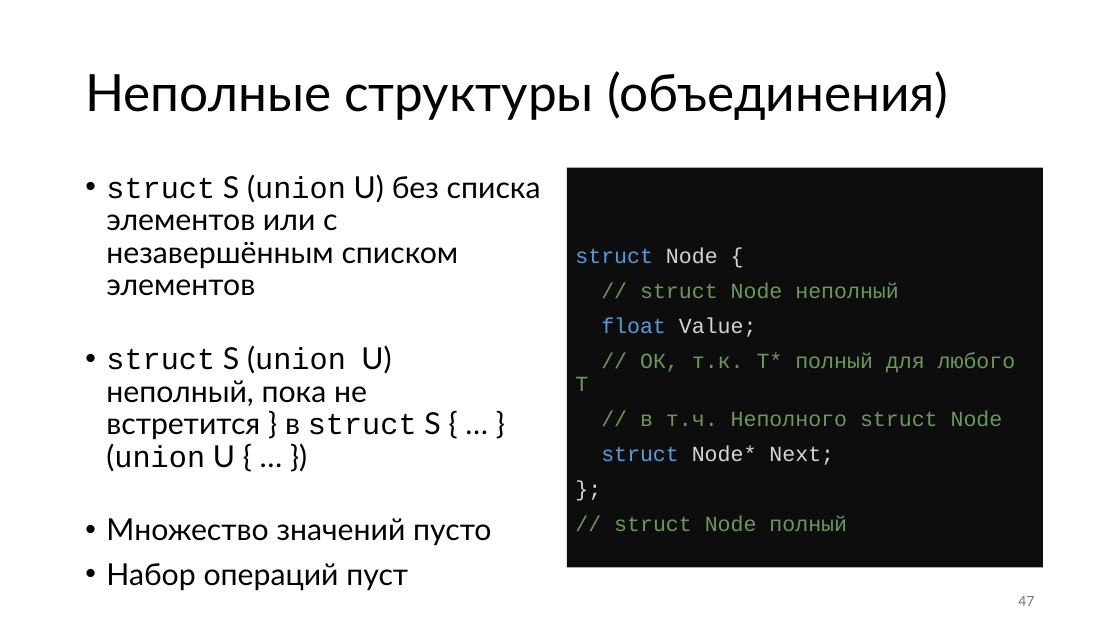
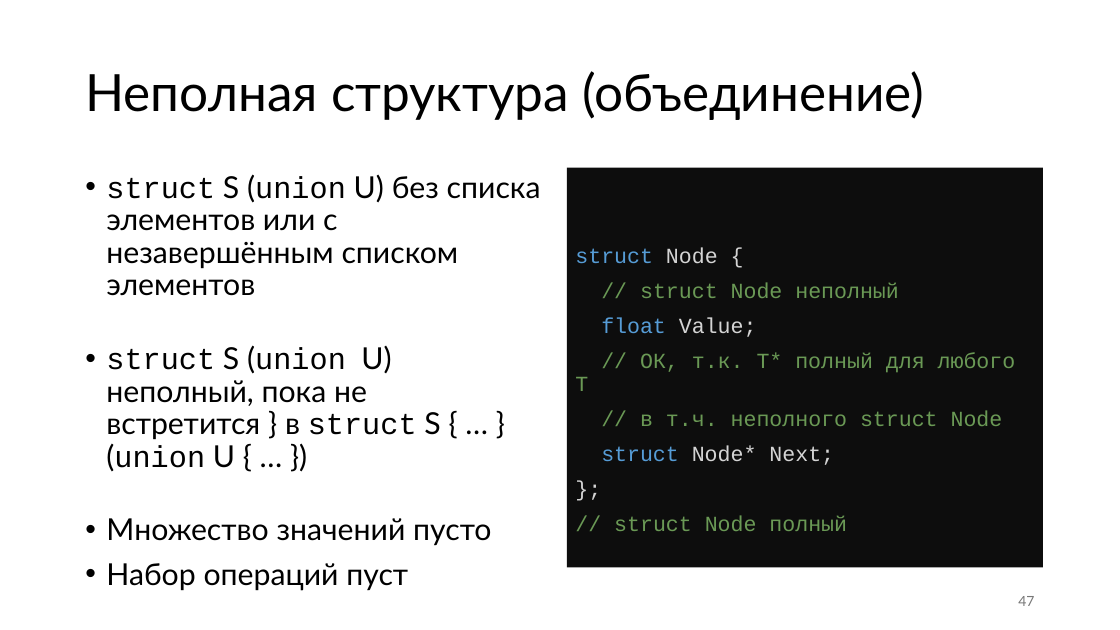
Before and after one commit to Evgueni-Petrov-aka-espetrov/Algorithms-and-Programming-in-C-pptx, a slide deck: slide 47 of 001 Типы языка Си.pptx. Drawn at 1120x630 pixels with LibreOffice and Linux fonts; fonts in the diff are those of the drawing. Boxes give left, top, right and bottom in pixels: in the first picture for what was removed or moved away, otherwise in the second. Text is boxed around its words. In the diff, an @@ line names an element or a change of style, - is before the commit and + after.

```diff
--- a/001 Типы языка Си.pptx
+++ b/001 Типы языка Си.pptx
@@ title at (x1=85, y1=71, x2=924, y2=120): text changed @@
-Неполные структуры (объединения)
+Неполная структура (объединение)
@@ text at (x1=640, y1=411, x2=1003, y2=426): text changed @@
-// в т.ч. Неполного struct Node
+// в т.ч. неполного struct Node
```
Also in this commit, not shown: 16 other slides changed, 1 other file.
